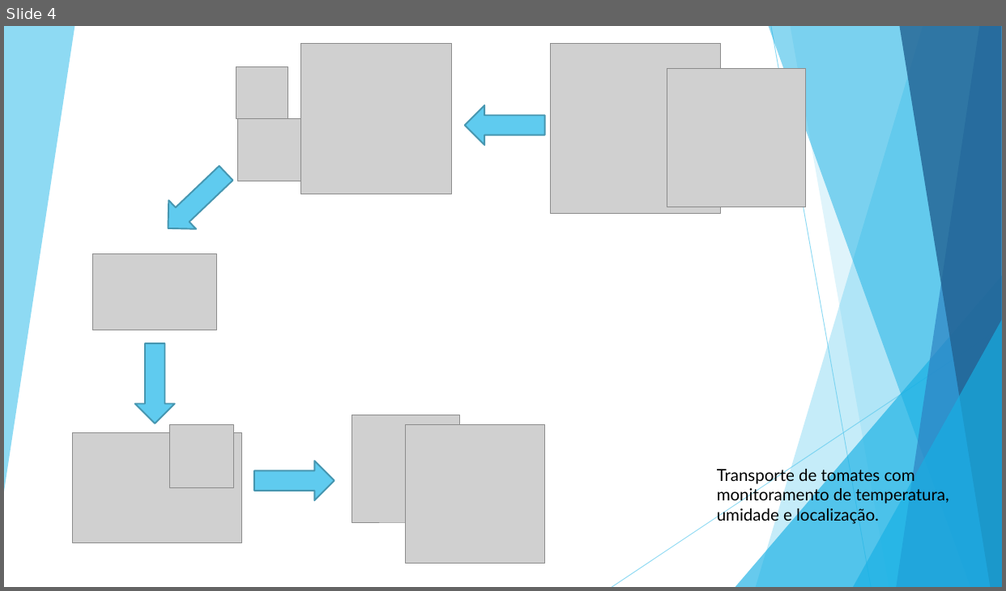
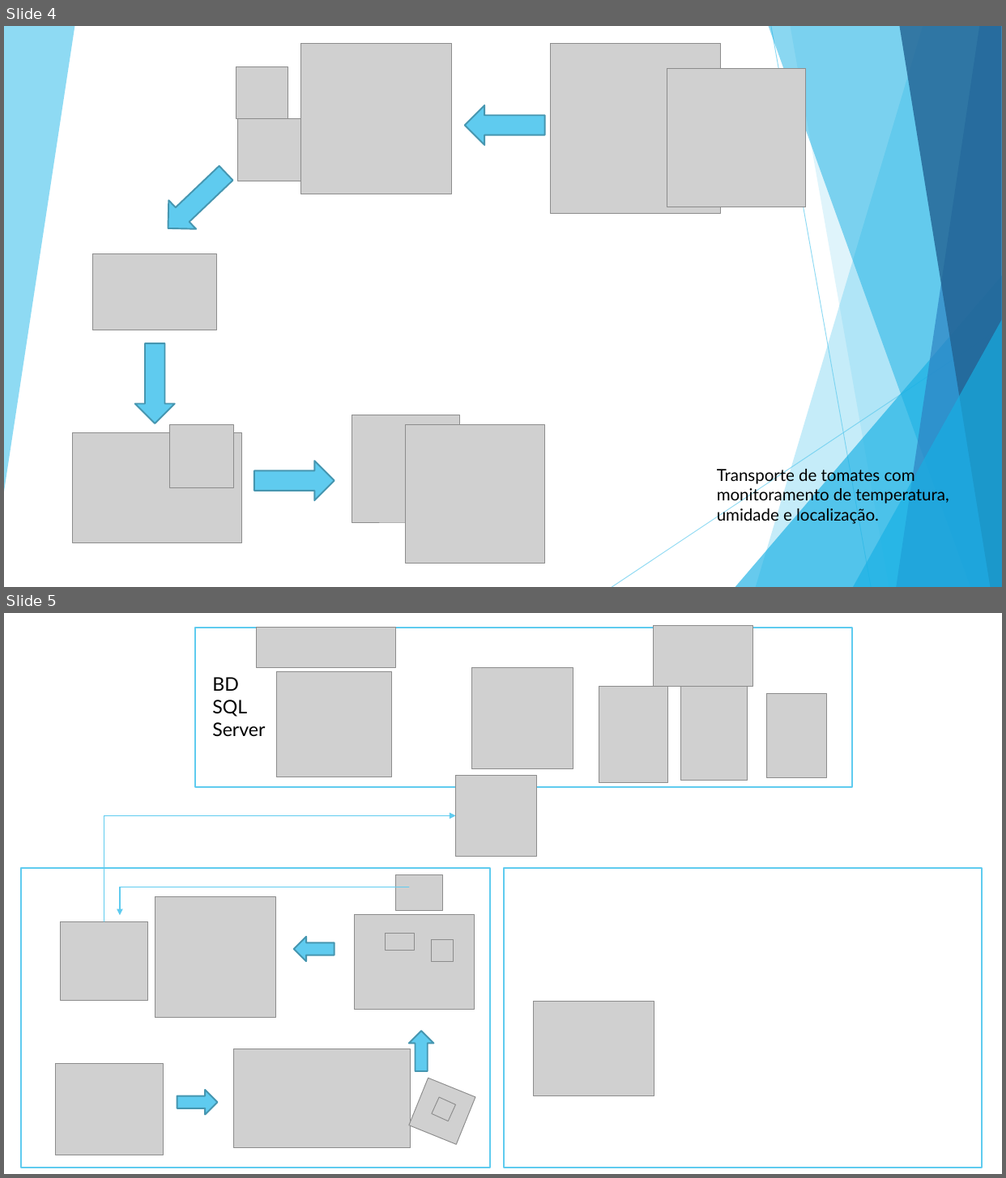
Before and after one commit to BandTec/coold, a slide deck: documentacao/Arquitetura-de-TI/HLD-LLD.pptx. Shown one above the other, each under a label of ours: slide 4 before the commit, slides 4 and 5 after it. The pictures are 1006x591 and 1006x1178 pixels, drawn with LibreOffice and Linux fonts; fonts in the diff are those of the drawing; grey boxes stand for pictures. Boxes give left, top, right and bottom in pixels: in the first picture for what was removed or moved away, otherwise in the second. Text is boxed around its words. In the diff, an @@ line names an element or a change of style, - is before the commit and + after.

```diff
--- a/documentacao/Arquitetura-de-TI/HLD-LLD.pptx
+++ b/documentacao/Arquitetura-de-TI/HLD-LLD.pptx
@@ slide 5 added at (4,613,1002,1174), background #FFFFFF @@
@@ rectangle added at (195,628,852,788), outline #5FCBEF 1.5 pt @@
@@ picture added at (256,628,396,667) @@
@@ picture added at (653,626,753,687) @@
@@ text added at (212,677,265,737), 18 pt, text #000000 @@
+BD SQL Server
@@ picture added at (276,671,392,777) @@
@@ picture added at (472,667,573,769) @@
@@ picture added at (599,687,667,783) @@
@@ picture added at (681,687,748,780) @@
@@ picture added at (767,694,827,777) @@
@@ picture added at (455,776,536,856) @@
@@ elbow arrow added from (104, 922) to (455, 815), #5FCBEF 1 pt @@
@@ rectangle added at (21,868,491,1168), outline #5FCBEF 1.5 pt @@
@@ picture added at (396,875,443,911) @@
@@ rectangle added at (504,868,982,1168), outline #5FCBEF 1.5 pt @@
@@ elbow arrow added from (409, 887) to (120, 915), #5FCBEF 1 pt @@
@@ picture added at (155,897,275,1017) @@
@@ picture added at (60,922,148,1000) @@
@@ picture added at (355,914,474,1010) @@
@@ up arrow added at (294,937,334,961), fill #5FCBEF, outline #4696B1 1.5 pt @@
@@ picture added at (386,934,414,952) @@
@@ picture added at (431,939,454,962) @@
@@ picture added at (534,1002,654,1097) @@
@@ picture added at (234,1050,410,1148) @@
@@ up arrow added at (409,1032,434,1072), fill #5FCBEF, outline #4696B1 1.5 pt @@
@@ picture added at (56,1063,163,1156) @@
@@ up arrow added at (177,1090,218,1115), fill #5FCBEF, outline #4696B1 1.5 pt @@
@@ picture added at (409,1079,475,1144) @@
@@ picture added at (432,1097,455,1121) @@
```
Also in this commit, not shown: 1 slide removed.
